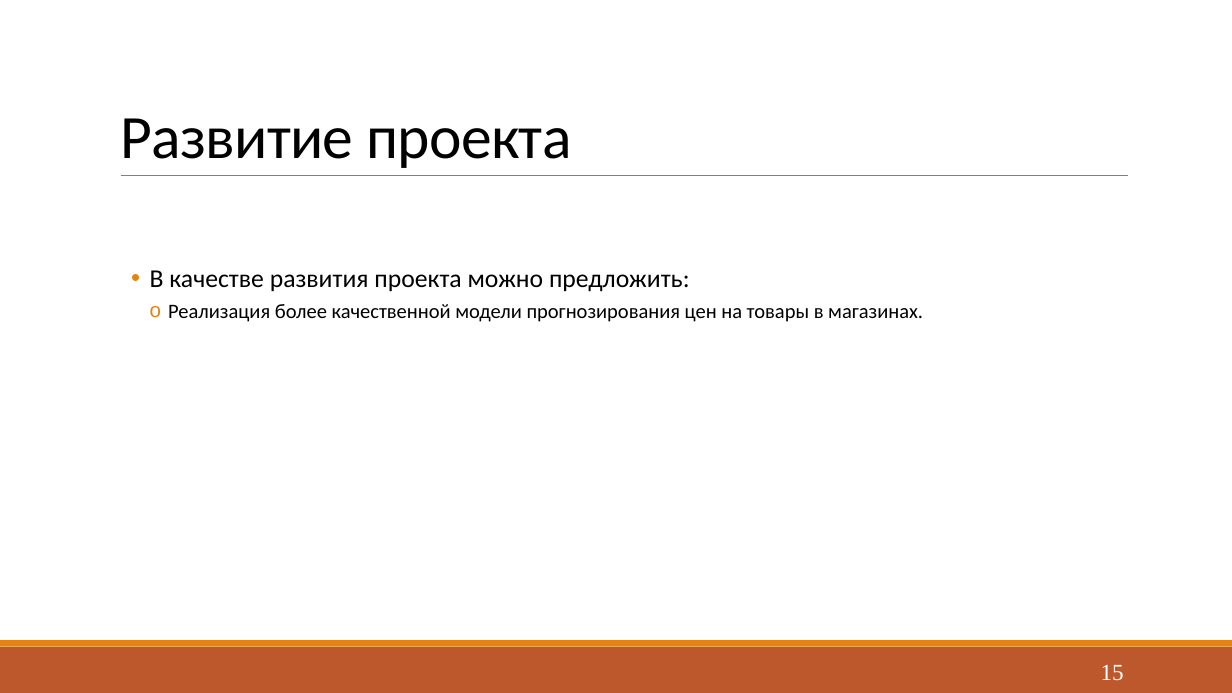
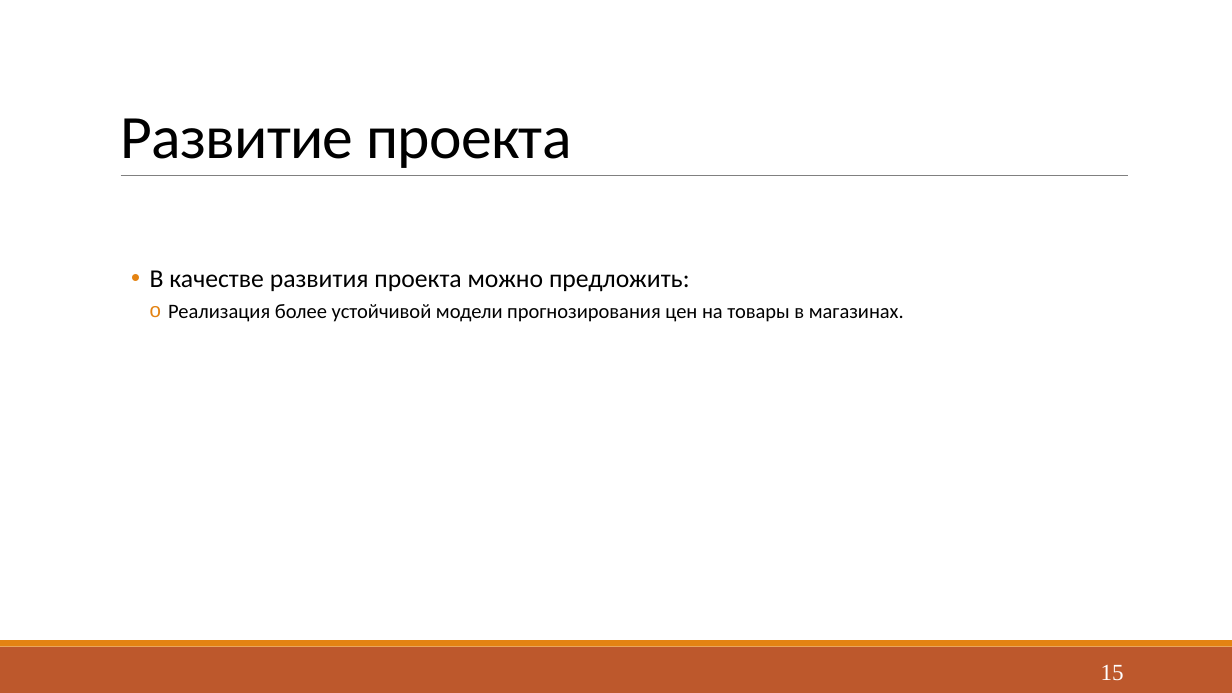
Before and after one commit to Yokud/DBCourseWork, a slide deck: slide 15 of docs/Presentation.pptx. Drawn at 1232x693 pixels with LibreOffice and Linux fonts; fonts in the diff are those of the drawing. Boxes give left, top, right and bottom in pixels: in the first picture for what was removed or moved away, otherwise in the second. Text is boxed around its words. In the diff, an @@ line names an element or a change of style, - is before the commit and + after.

```diff
--- a/docs/Presentation.pptx
+++ b/docs/Presentation.pptx
@@ text at (x1=168, y1=304, x2=904, y2=322): text changed @@
-    o Реализация более качественной модели прогнозирования цен на товары в магазинах.
+    o Реализация более устойчивой модели прогнозирования цен на товары в магазинах.
```
Also in this commit, not shown: 10 other slides changed, 4 other files.
